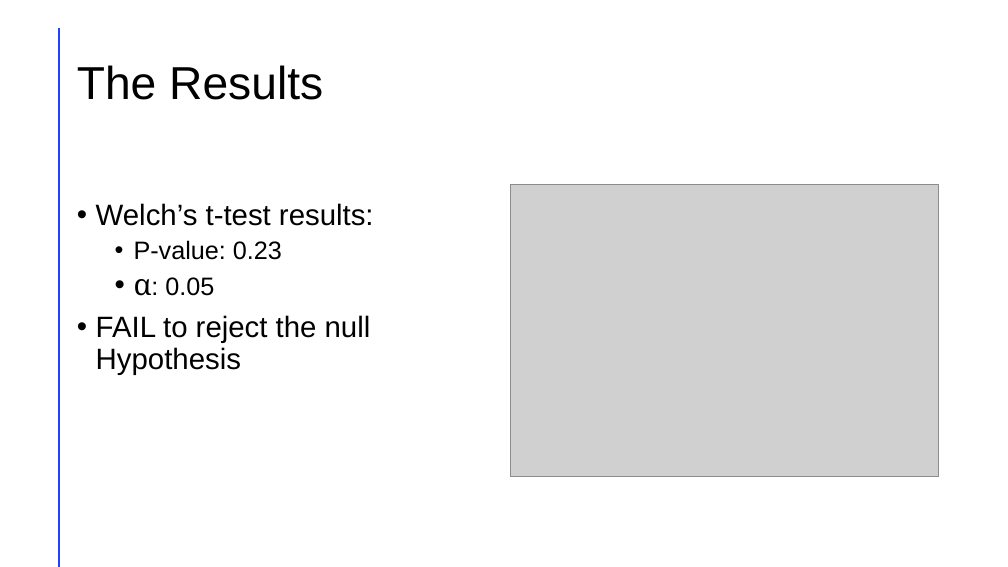
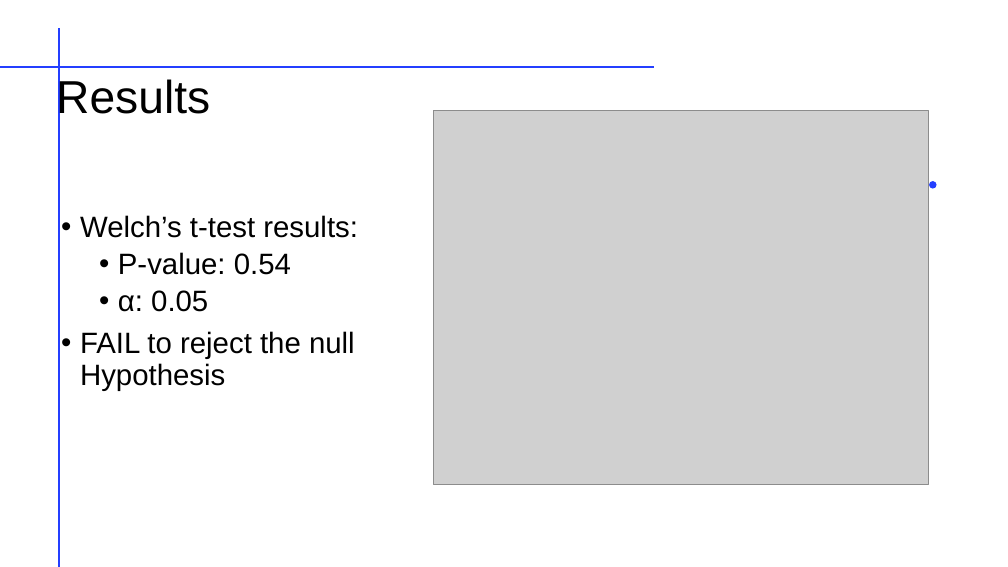
Before and after one commit to chad-hub/wasted_energy, a slide deck: slide 8 of Wasted Energy.pptx. Drawn at 1008x567 pixels with LibreOffice and Linux fonts; fonts in the diff are those of the drawing; grey boxes stand for pictures. Boxes give left, top, right and bottom in pixels: in the first picture for what was removed or moved away, otherwise in the second. Text is boxed around its words. In the diff, an @@ line names an element or a change of style, - is before the commit and + after.

```diff
--- a/Wasted Energy.pptx
+++ b/Wasted Energy.pptx
@@ title "Results" at [56, 77, 210, 123]: vertical alignment middle to bottom @@
@@ line removed from (59, 29) to (59, 566) @@
@@ line added from (59, 29) to (59, 566), #FF9022 2 pt @@
@@ line added from (0, 67) to (653, 67), #FF9022 2 pt @@
@@ title at [56, 77, 210, 123]: text changed @@
-The Results
+Results
@@ picture: place and size @@
-picture at [510, 185, 939, 476]
+picture at [433, 110, 929, 485]
@@ text "Welch’s t-test results:": place and size @@
-text "Welch’s t-test results:" at [96, 203, 374, 375]
+text "Welch’s t-test results:" at [80, 215, 358, 391]
@@ freeform shape added at [929, 181, 937, 188], fill #243FFF @@
@@ text at [118, 252, 291, 275]: text changed; size 24 to 28 pt @@
-  • P-value: 0.23
+  • P-value: 0.54
@@ text at [118, 290, 208, 312]: size 24 to 28 pt in "α: 0.05"; font Cambria to Arial in "α:" @@
```
Also in this commit, not shown: 8 other slides changed, 1 slide added, 1 slide removed.
